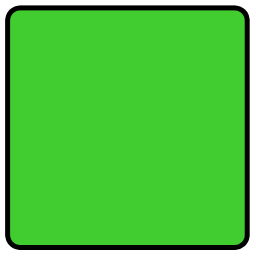
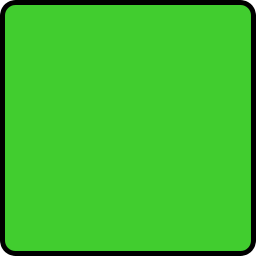
Before/after of a 256 x 256 layered artwork. What changed in the layer stack:
painted on "Shape 1", masked it over (5, 5, 251, 251)
